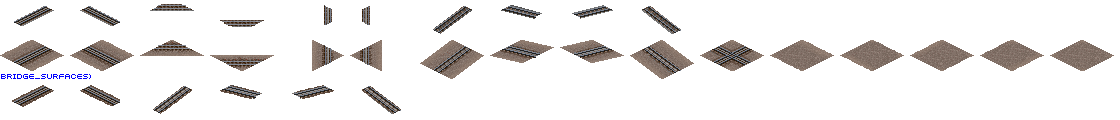
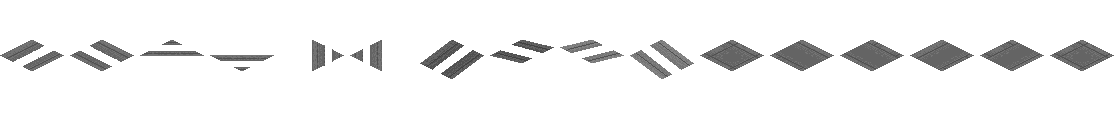
Two versions of the same layered image (1120×120). Layer-by-layer changes:
hid group "1435/1372" (10 layers) over (0, 4, 1036, 114)
hid "Ballast Base" over (0, 40, 1114, 79)
showed "Urban Underlay", painted on it over (0, 40, 1114, 79)
